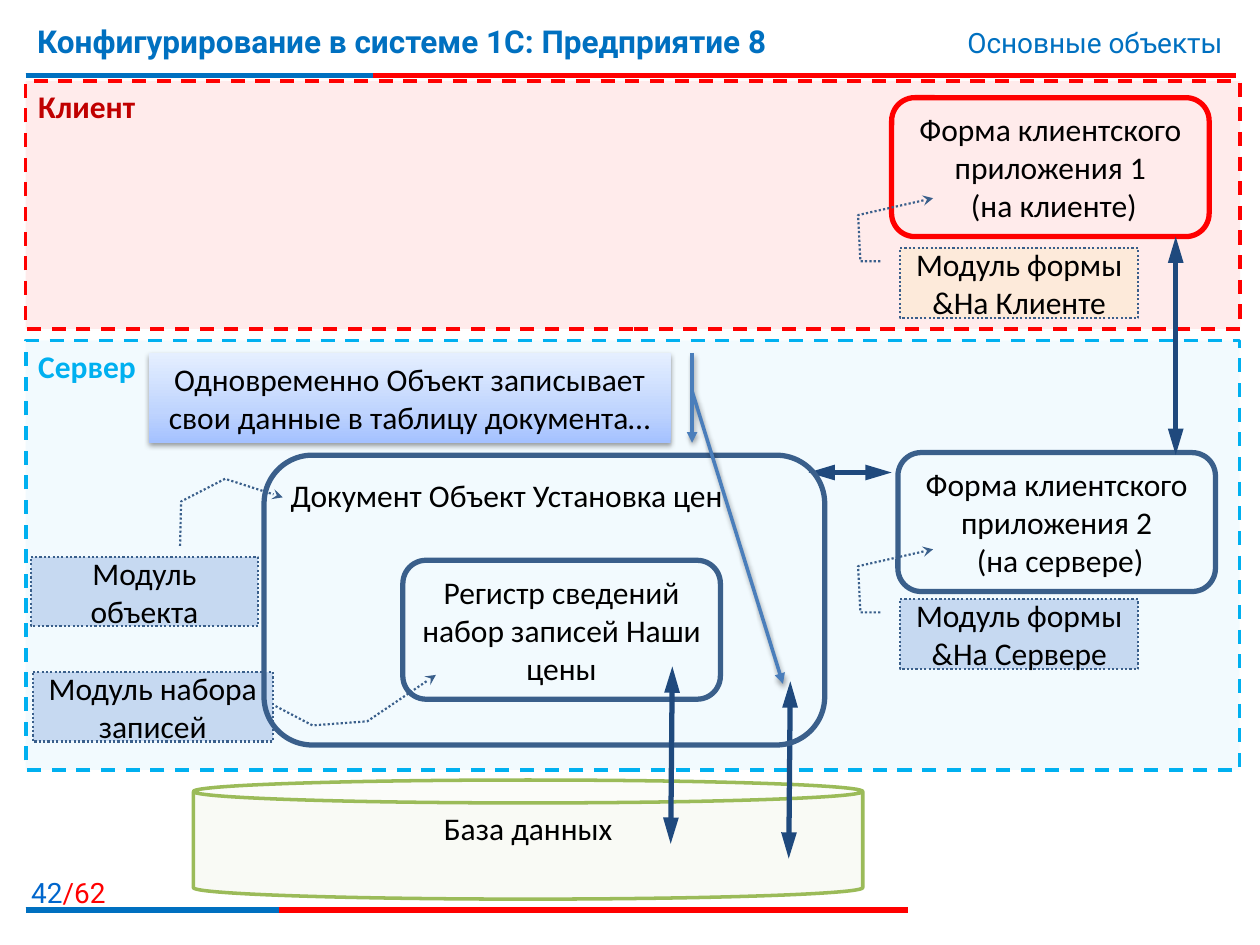
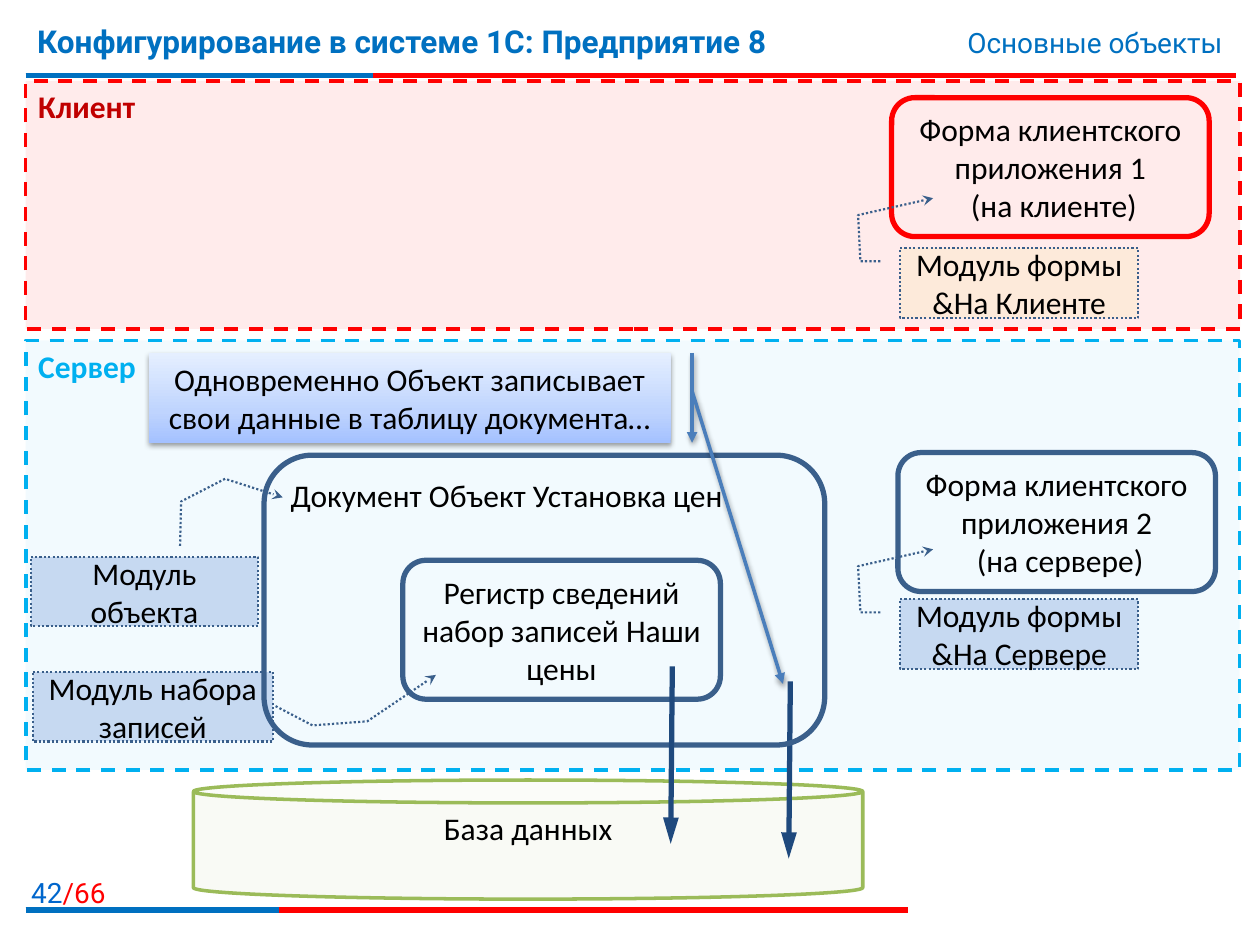
Before and after one commit to bestteacher-1c/documents_compl_kurs, a slide deck: slide 42 of Занятие_05/Иллюстрации5.pptx. Drawn at 1260x945 pixels with LibreOffice and Linux fonts; fonts in the diff are those of the drawing; background and template pictures are left out. Boxes give left, top, right and bottom in pixels: in the first picture for what was removed or moved away, otherwise in the second. Text is boxed around its words. In the diff, an @@ line names an element or a change of style, - is before the commit and + after.

```diff
--- a/Занятие_05/Иллюстрации5.pptx
+++ b/Занятие_05/Иллюстрации5.pptx
@@ double arrow removed from (1176, 237) to (1176, 455) @@
@@ double arrow removed from (809, 472) to (892, 472) @@
@@ double arrow (673, 667) - (670, 844): double arrow to arrow @@
@@ double arrow (790, 682) - (789, 858): double arrow to arrow @@
@@ page number at [31,883,105,910]: text changed @@
-42/62
+42/66
```
Also in this commit, not shown: 21 other slides changed, 4 slides added, 3 other files.
